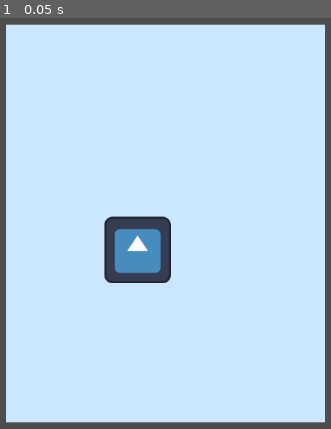
Above: before the commit, frame 1.
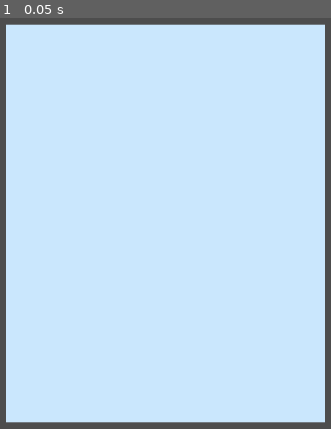
Above: after the commit, the same moment.

Repository: hgvpkjzvf5-alt/Minesweeper-Clone
Game: Godot game, scene res://node_2d.tscn
Two runs of this game, one before a commit and one after it. Both use one fixed random seed, a clock stepped at 60 frames per second and the inputs below. The engine's default icon, where the game draws it, is replaced by a stand-in: a white triangle on a blue panel in a dark square.
Inputs:
- Up to frame 1 (0.05 s): no input

The runs differ from the first frame. In frame 1, 3.3% of the frame differs, in the area x 31-52%, y 48-65%.

Commit message:
made a cell object, gave it life

Diff:
--- a/node_2d.tscn
+++ b/node_2d.tscn
@@ -1,7 +1,7 @@
 [gd_scene format=3 uid="uid://bmqjnd6y6jfmu"]
 
 [ext_resource type="Script" uid="uid://cc057gin2tqcv" path="res://addons/regular_polygon2d_node/RegularPolygon2D.gd" id="1_0e48y"]
-[ext_resource type="Texture2D" uid="uid://clg5xscj8jm5f" path="res://icon.svg" id="1_wtcfe"]
+[ext_resource type="PackedScene" uid="uid://dx11f3pmtd2y6" path="res://cell.tscn" id="2_0e48y"]
 
 [node name="Node2D" type="Node2D" unique_id=1048714465]
 
@@ -16,10 +16,8 @@
 polygon_rotation = 45.0
 metadata/_custom_type_script = "uid://cc057gin2tqcv"
 
-[node name="Sprite2D" type="Sprite2D" parent="." unique_id=1433923401]
-position = Vector2(-618.9998, 588.99994)
-scale = Vector2(11.545, 11.545)
-texture = ExtResource("1_wtcfe")
-
 [node name="Camera2D" type="Camera2D" parent="." unique_id=204373712]
 zoom = Vector2(0.065, 0.065)
+
+[node name="Cell" parent="." unique_id=801585245 instance=ExtResource("2_0e48y")]
+position = Vector2(-1101, 548)
